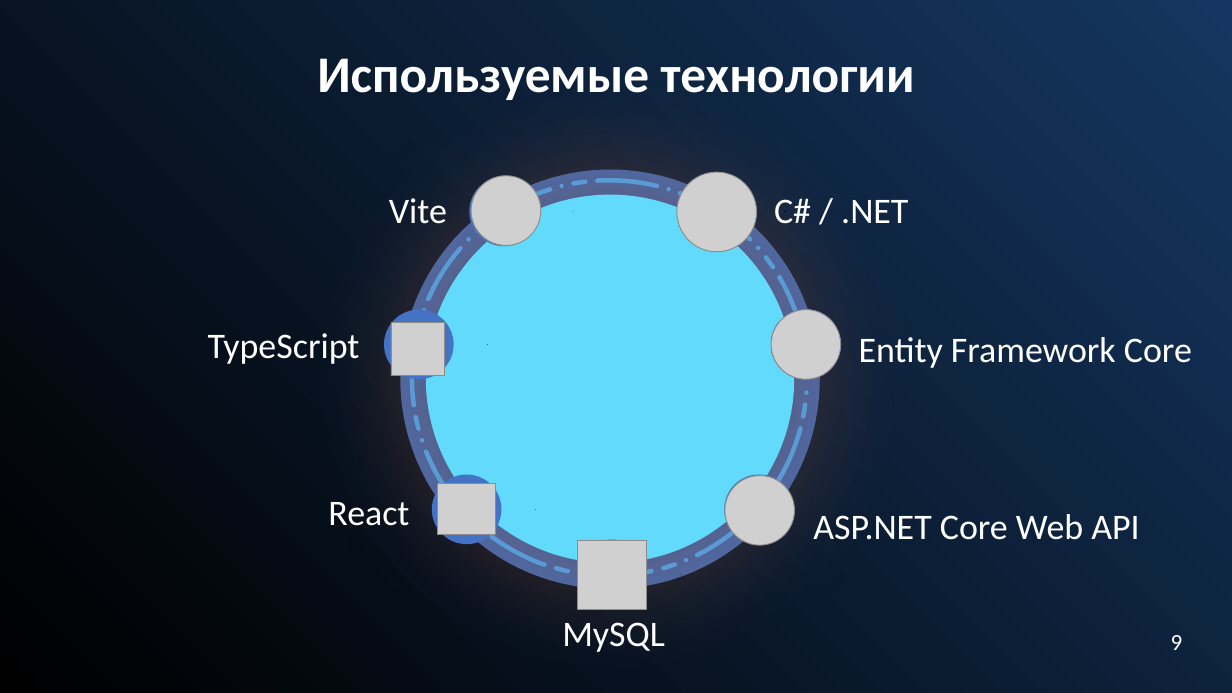
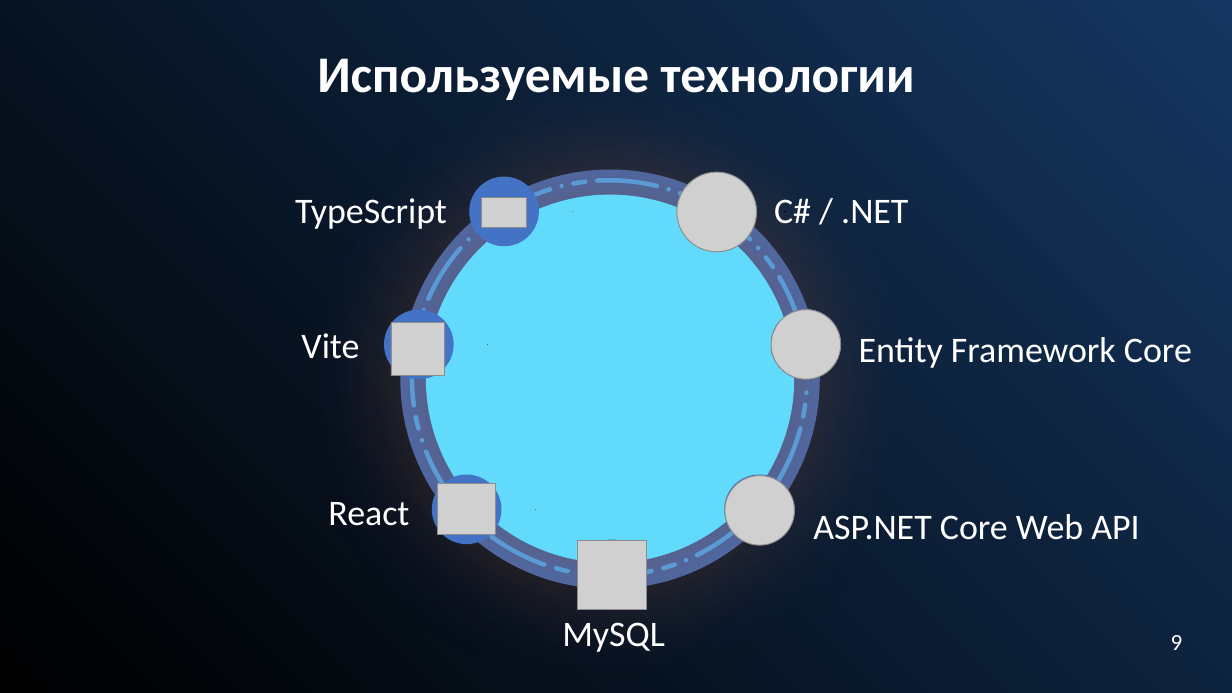
Before and after one commit to Alfamodik/AirCharter, a slide deck: slide 9 of Docs/ВКР/Презентация на защиту диплома.pptx (slide 10 before the commit). Drawn at 1232x693 pixels with LibreOffice and Linux fonts; fonts in the diff are those of the drawing; grey boxes stand for pictures. Boxes give left, top, right and bottom in pixels: in the first picture for what was removed or moved away, otherwise in the second. Text is boxed around its words. In the diff, an @@ line names an element or a change of style, - is before the commit and + after.

```diff
--- a/Docs/ВКР/Презентация на защиту диплома.pptx
+++ b/Docs/ВКР/Презентация на защиту диплома.pptx
@@ picture removed at [471,176,542,246] @@
@@ text at [295,198,447,229]: text changed @@
-Vite
+TypeScript
@@ picture added at [482,198,526,227] @@
@@ text at [301,333,359,359]: text changed @@
-TypeScript
+Vite
```
Also in this commit, not shown: 16 other slides changed, 5 slides added, 1 slide removed, 3 other files.
